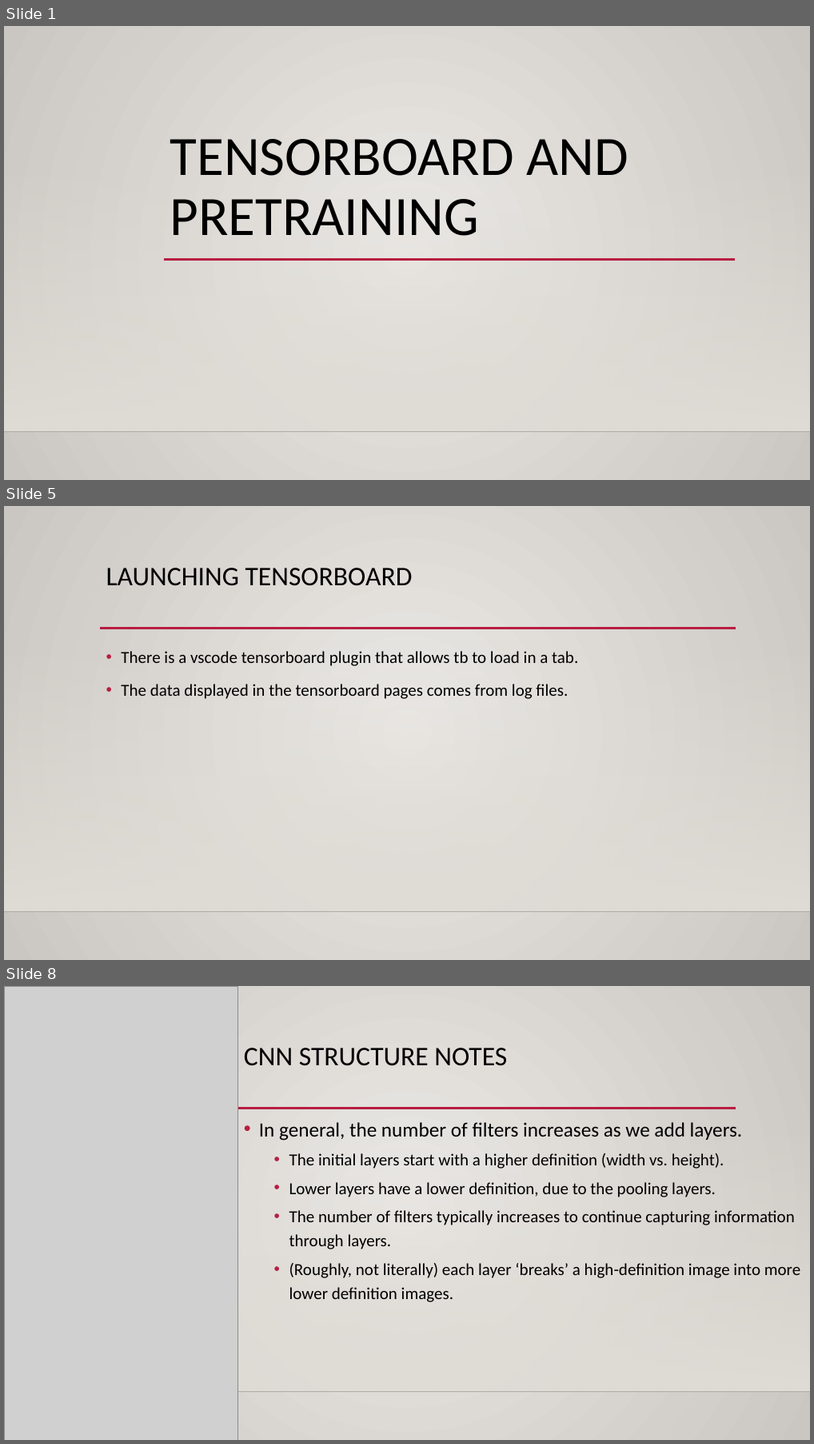
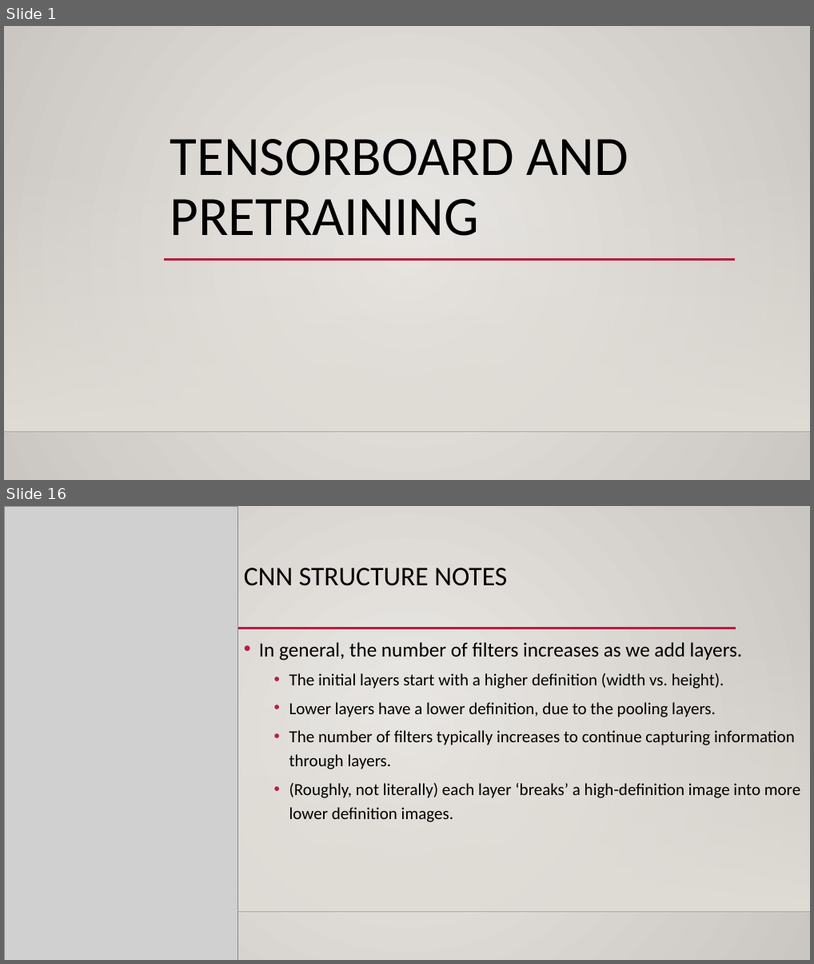
Before and after one commit to calvint13/Intro_to_Machine_Learning_Student_Workbooks, a slide deck: reference_content/Slides/tensorboard_cnn_2.pptx. Shown one above the other, each under a label of ours: slides 1, 5 and 8 before the commit, slides 1 and 16 after it; the slides between them are not shown. The pictures are 814x1444 and 814x964 pixels, drawn with LibreOffice and Linux fonts; fonts in the diff are those of the drawing; grey boxes stand for pictures; background and template pictures are left out. Boxes give left, top, right and bottom in pixels: in the first picture for what was removed or moved away, otherwise in the second. Text is boxed around its words. In the diff, an @@ line names an element or a change of style, - is before the commit and + after.

```diff
--- a/reference_content/Slides/tensorboard_cnn_2.pptx
+++ b/reference_content/Slides/tensorboard_cnn_2.pptx
@@ slide 5 removed at <box>4,506,810,960</box>, background gradient #ECEAE7 to #CAC7C1; not listed: 3 template elements that a slide beside it also shows @@
@@ title removed at <box>106,568,413,586</box> @@
-LAUNCHING TENSORBOARD
@@ text removed at <box>121,651,578,699</box> @@
-• There is a vscode tensorboard plugin that allows tb to load in a tab.
-• The data displayed in the tensorboard pages comes from log files.
@@ what was slide 8 is now slide 16 @@
```
Also in this commit, not shown: 1 slide changed, 13 slides added, 3 other slides removed, 1 other file.
